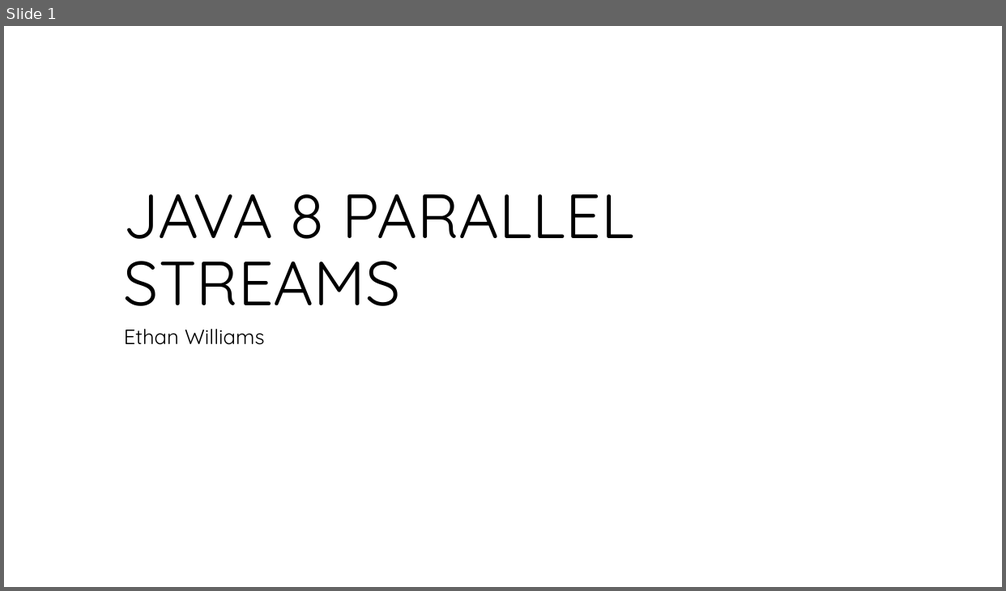
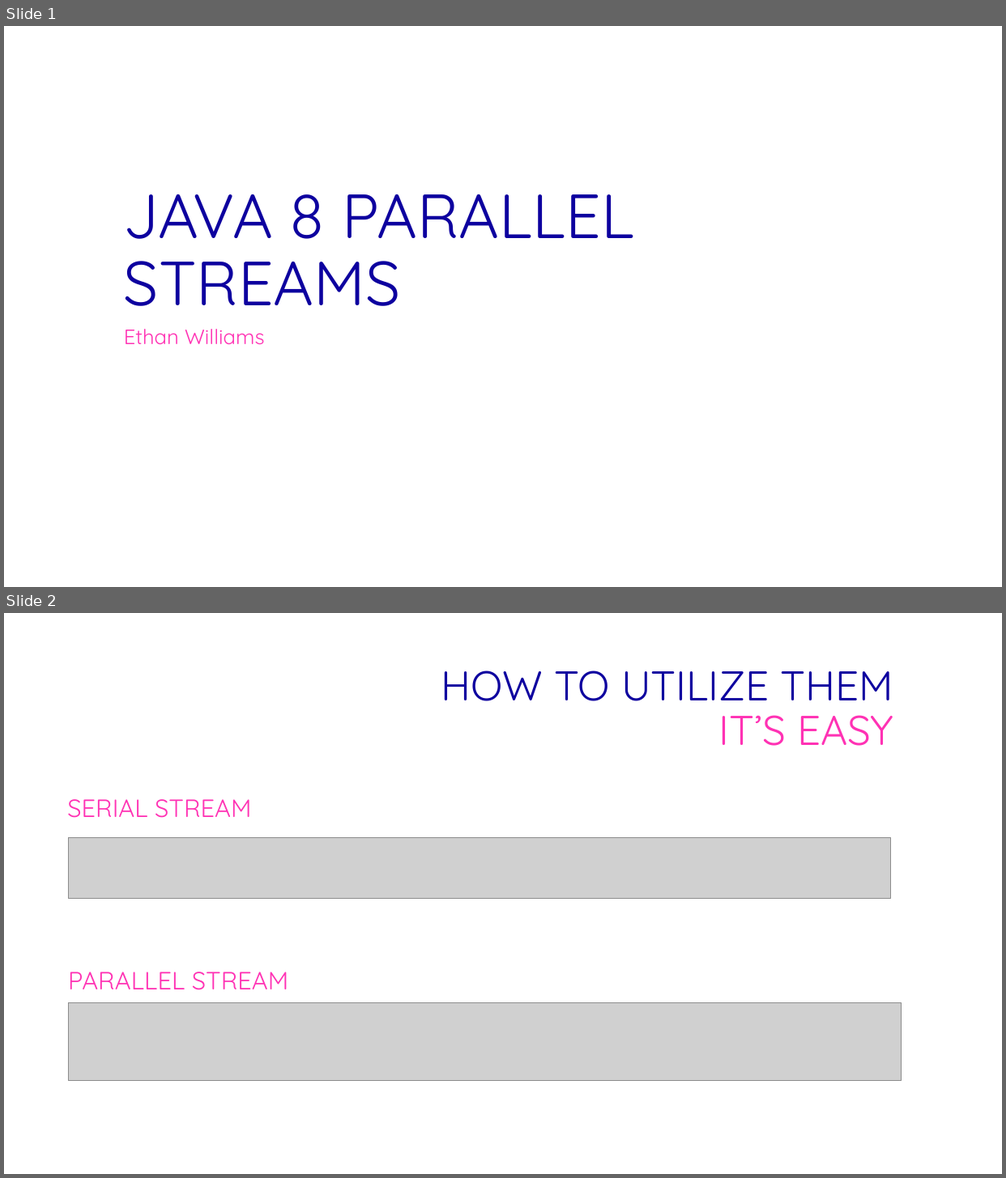
Before and after one commit to ethwillz/coms430, a slide deck: src/parallel_streams_presentation/p_stream_presentation.pptx. Shown one above the other, each under a label of ours: slide 1 before the commit, slides 1 and 2 after it. The pictures are 1006x591 and 1006x1178 pixels, drawn with LibreOffice and Linux fonts; fonts in the diff are those of the drawing; grey boxes stand for pictures; background and template pictures are left out. Boxes give left, top, right and bottom in pixels: in the first picture for what was removed or moved away, otherwise in the second. Text is boxed around its words. In the diff, an @@ line names an element or a change of style, - is before the commit and + after.

```diff
--- a/src/parallel_streams_presentation/p_stream_presentation.pptx
+++ b/src/parallel_streams_presentation/p_stream_presentation.pptx
@@ slide 2 added at bbox=[4, 613, 1002, 1174], background #FFFFFF @@
@@ title added at bbox=[441, 671, 893, 746], 40 pt, text #0D009F @@
+HOW TO UTILIZE THEM
+IT’S EASY
@@ text added at bbox=[67, 799, 251, 818], 24 pt, text #FF32B4 @@
+SERIAL STREAM
@@ picture added at bbox=[68, 838, 891, 899] @@
@@ text added at bbox=[68, 972, 288, 990], 24 pt, text #FF32B4 @@
+PARALLEL STREAM
@@ picture added at bbox=[68, 1003, 901, 1082] @@
@@ slide 1 changed as well @@
@@ title "JAVA 8 PARALLEL STREAMS" at bbox=[124, 194, 634, 306]: text colour #000000 to #0D009F @@
@@ subtitle "Ethan Williams" at bbox=[124, 329, 265, 345]: text colour #000000 to #FF32B4 @@
```
Also in this commit, not shown: 1 other slide changed, 8 other slides added, 2 slides removed, 17 other files.
